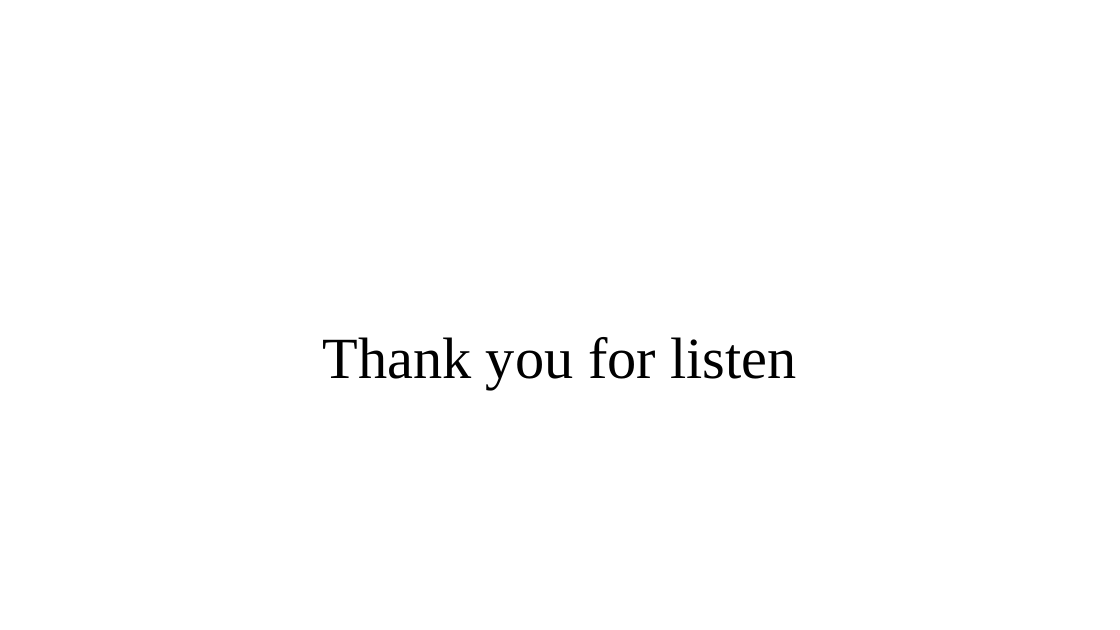
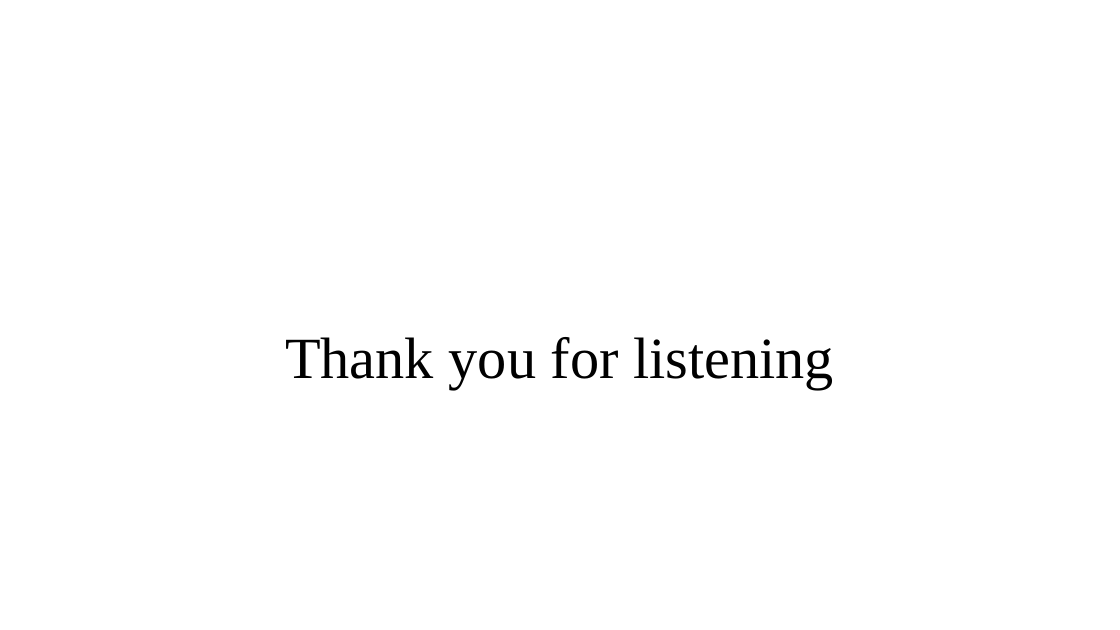
Before and after one commit to ngohungphuc/Presentation, a slide deck: slide 12 of SE.pptx. Drawn at 1120x630 pixels with LibreOffice and Linux fonts; fonts in the diff are those of the drawing. Boxes give left, top, right and bottom in pixels: in the first picture for what was removed or moved away, otherwise in the second. Text is boxed around its words. In the diff, an @@ line names an element or a change of style, - is before the commit and + after.

```diff
--- a/SE.pptx
+++ b/SE.pptx
@@ text at (285,337,834,390): text changed @@
-Thank you for listen
+Thank you for listening
```
Also in this commit, not shown: 7 other slides changed.
